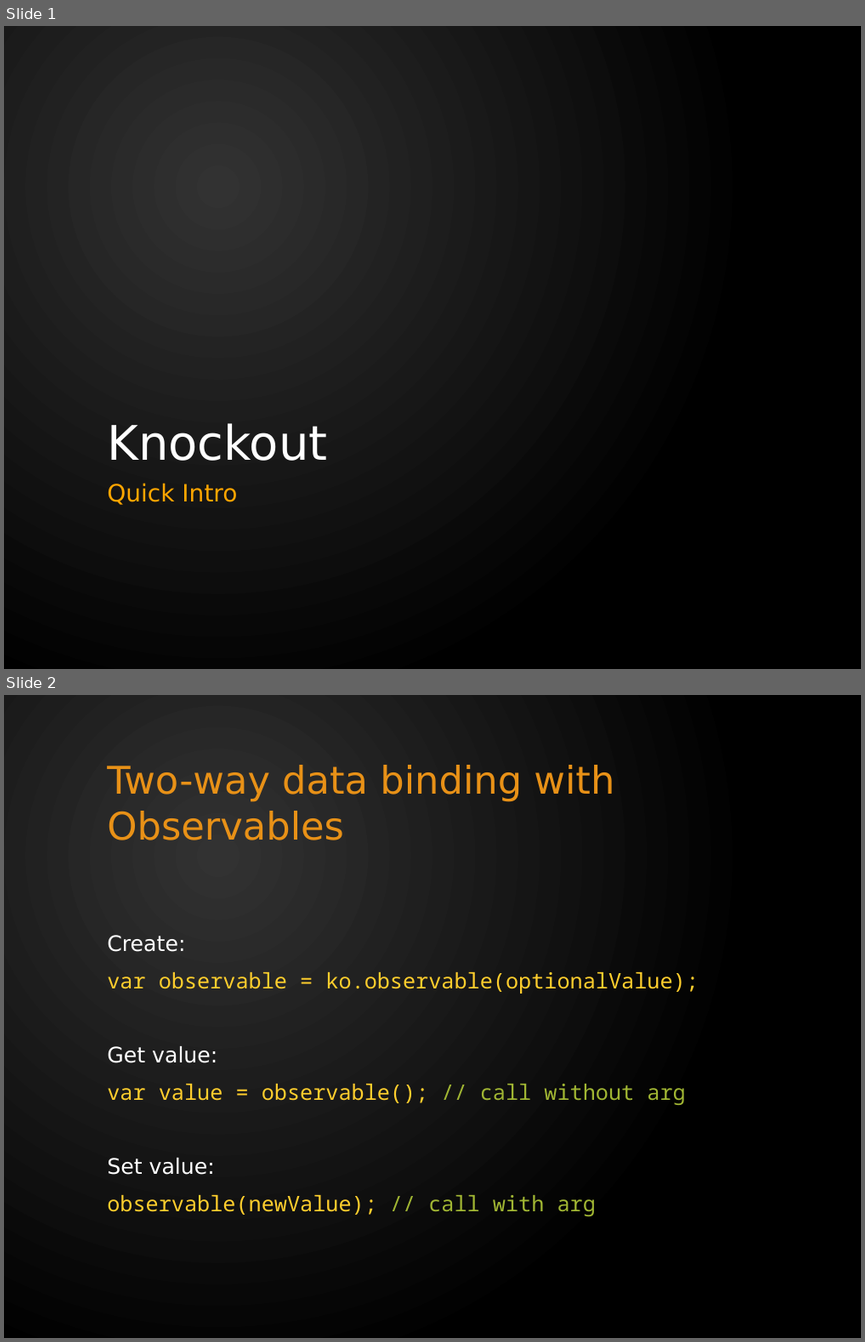
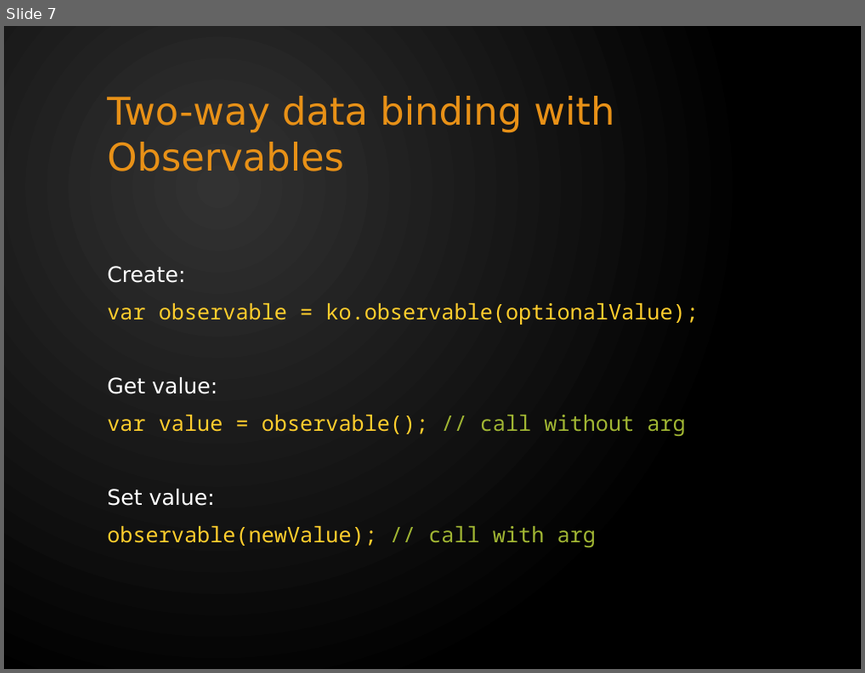
Before and after one commit to tomas-skalicky/c24.PizzaDiNoccatello, a slide deck: docs/Knockout - Quick Intro.pptx. Shown one above the other, each under a label of ours: slides 1 and 2 before the commit, slide 7 after it. The pictures are 865x1342 and 865x673 pixels, drawn with LibreOffice and Linux fonts; fonts in the diff are those of the drawing. Boxes give left, top, right and bottom in pixels: in the first picture for what was removed or moved away, otherwise in the second. Text is boxed around its words. In the diff, an @@ line names an element or a change of style, - is before the commit and + after.

```diff
--- a/docs/Knockout - Quick Intro.pptx
+++ b/docs/Knockout - Quick Intro.pptx
@@ slide 1 removed at (x1=4, y1=26, x2=861, y2=669), background gradient #323232 to #000000 @@
@@ title removed at (x1=107, y1=423, x2=327, y2=460) @@
-Knockout
@@ subtitle removed at (x1=107, y1=482, x2=237, y2=505) @@
-Quick Intro
@@ what was slide 2 is now slide 7 @@
```
Also in this commit, not shown: 23 slides added, 4 other slides removed.
